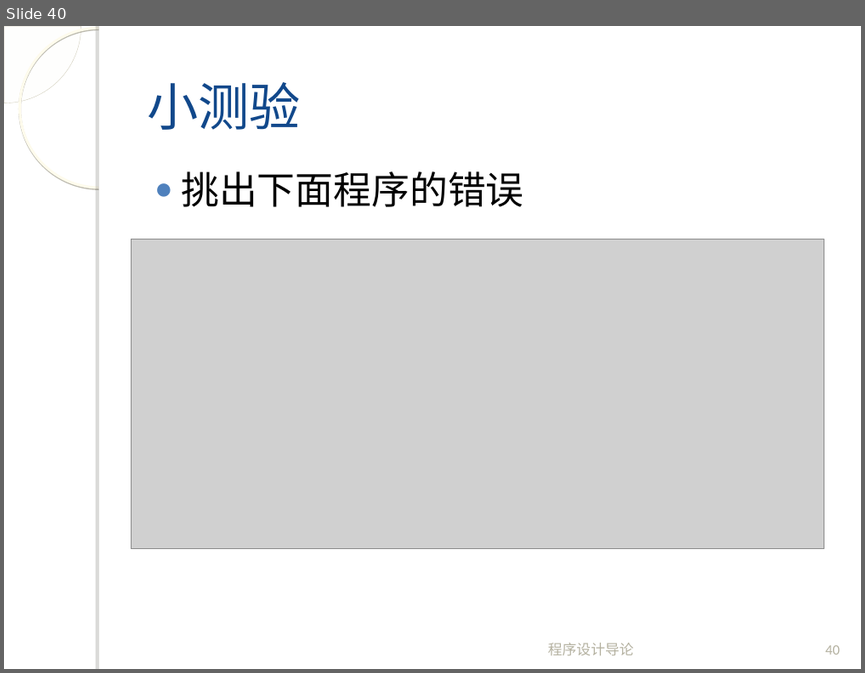
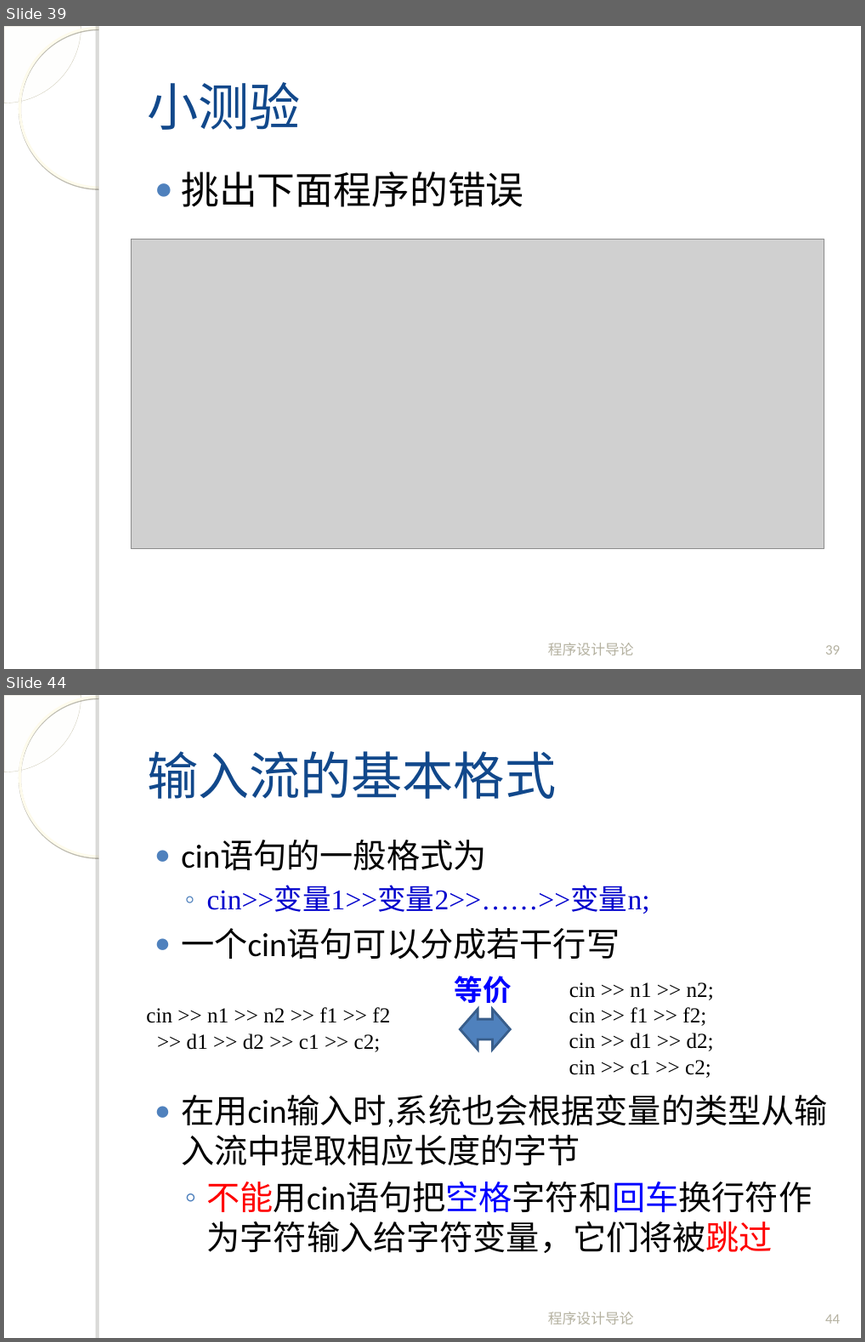
Before and after one commit to fanju1984/introduction-to-programming, a slide deck: introduction-to-programming/slides/2018/03-Data-And-C-1.ppt. Shown one above the other, each under a label of ours: slide 40 before the commit, slides 39 and 44 after it; the slides between them are not shown. The pictures are 865x673 and 865x1342 pixels, drawn with LibreOffice and Linux fonts; fonts in the diff are those of the drawing; grey boxes stand for pictures; background and template pictures are left out. Boxes give left, top, right and bottom in pixels: in the first picture for what was removed or moved away, otherwise in the second. Text is boxed around its words. In the diff, an @@ line names an element or a change of style, - is before the commit and + after.

```diff
--- a/introduction-to-programming/slides/2018/03-Data-And-C-1.ppt
+++ b/introduction-to-programming/slides/2018/03-Data-And-C-1.ppt
@@ slide 44 added at (x1=4, y1=695, x2=861, y2=1338), background picture (left out); not listed: 4 template elements that a slide beside it also shows @@
@@ title added at (x1=147, y1=751, x2=556, y2=799), 43 pt, text #11488B @@
+输入流的基本格式
@@ text added at (x1=181, y1=839, x2=828, y2=1253), 28 pt, text #000000 @@
+● cin语句的一般格式为
+  ◦ cin>>变量1>>变量2>>……>>变量n;
+● 一个cin语句可以分成若干行写
+● 在用cin输入时,系统也会根据变量的类型从输入流中提取相应长度的字节
+  ◦ 不能用cin语句把空格字符和回车换行符作为字符输入给字符变量，它们将被跳过
@@ text added at (x1=454, y1=975, x2=511, y2=1009), 24 pt, text #0000FF, bold @@
+等价
@@ text added at (x1=569, y1=982, x2=714, y2=1077), 18 pt, text #000000 @@
+cin >> n1 >> n2;
+cin >> f1 >> f2;
+cin >> d1 >> d2;
+cin >> c1 >> c2;
@@ text added at (x1=146, y1=1007, x2=390, y2=1052), 18 pt, text #000000 @@
+cin >> n1 >> n2 >> f1 >> f2
+>> d1 >> d2 >> c1 >> c2;
@@ up down arrow added at (x1=460, y1=1009, x2=511, y2=1049), fill #4F81BD, outline #385D8A 2.01 pt @@
@@ text added at (x1=548, y1=1311, x2=634, y2=1324), 12 pt, text #B4B1A0 @@
+程序设计导论
@@ page number added at (x1=825, y1=1314, x2=840, y2=1323), 12 pt, text #B4B1A0 @@
+44
@@ what was slide 40 is now slide 39 @@
@@ page number at (x1=825, y1=645, x2=840, y2=654): text changed @@
-40
+39
```
Also in this commit, not shown: 2 slides changed, 9 other slides added, 11 slides removed, 1 other file.
